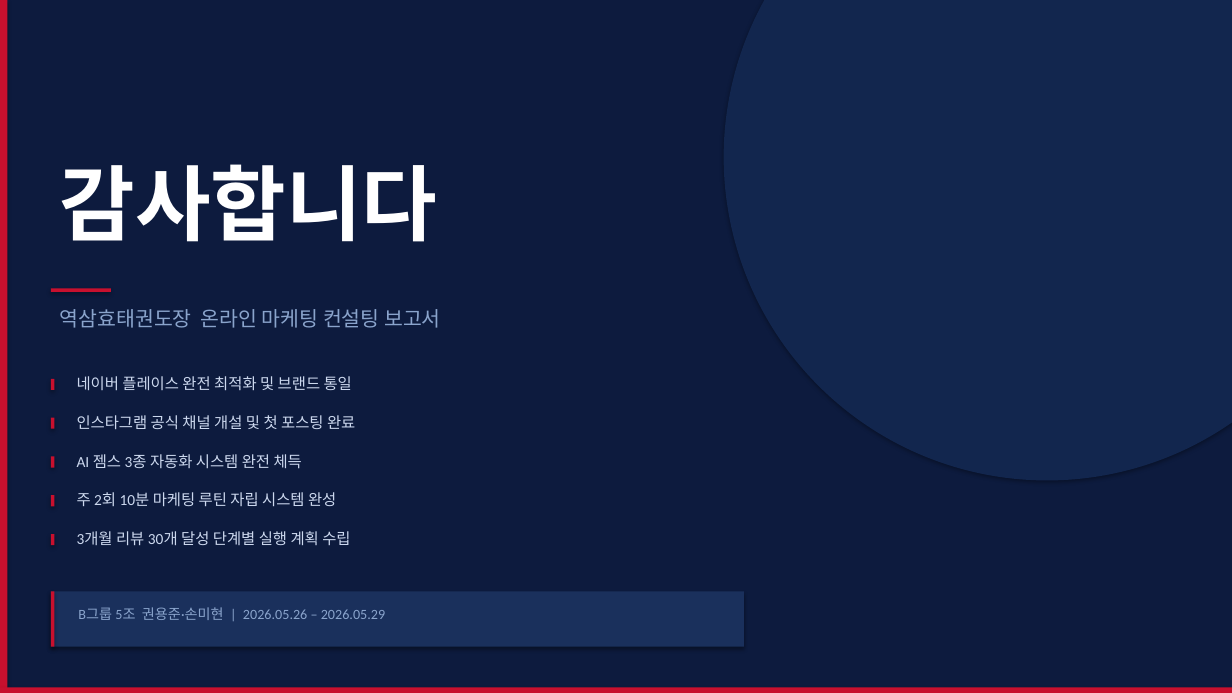
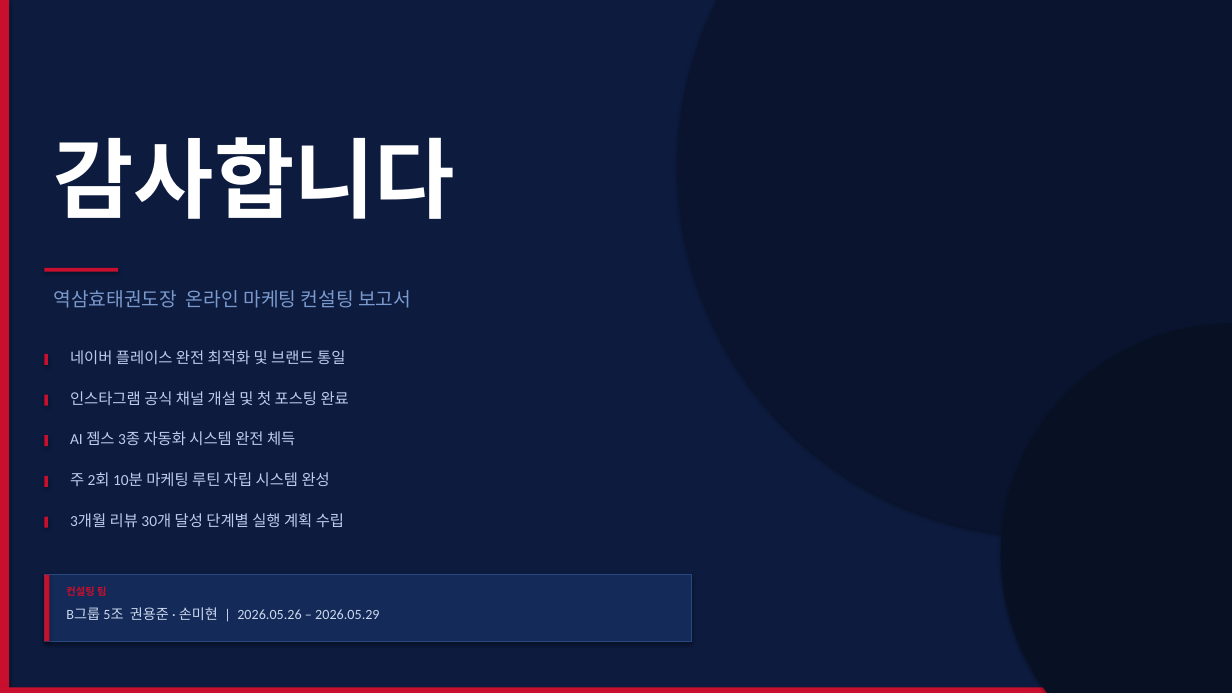
Before and after one commit to pyutyubeu88-commits/-, a slide deck: slide 15 of 역삼효태권도장_온라인마케팅컨설팅_보고서.pptx. Drawn at 1232x693 pixels with LibreOffice and Linux fonts; fonts in the diff are those of the drawing. Boxes give left, top, right and bottom in pixels: in the first picture for what was removed or moved away, otherwise in the second. Text is boxed around its words. In the diff, an @@ line names an element or a change of style, - is before the commit and + after.

```diff
--- a/역삼효태권도장_온라인마케팅컨설팅_보고서.pptx
+++ b/역삼효태권도장_온라인마케팅컨설팅_보고서.pptx
@@ ellipse: place and size @@
-ellipse at bbox=[724, 0, 1232, 481]
+ellipse at bbox=[677, 0, 1232, 536]
@@ ellipse at bbox=[677, 0, 1232, 536]: fill #12264E to #0A142E @@
@@ text "감사합니다": place and size @@
-text "감사합니다" at bbox=[60, 164, 438, 242]
+text "감사합니다" at bbox=[53, 137, 455, 219]
@@ text "감사합니다" at bbox=[53, 137, 455, 219]: size 64 to 68 pt @@
@@ rectangle: place and size @@
-rectangle at bbox=[51, 288, 111, 292]
+rectangle at bbox=[44, 268, 118, 272]
@@ text "역삼효태권도장 온라인 마케팅 컨설팅 보고서": place and size @@
-text "역삼효태권도장 온라인 마케팅 컨설팅 보고서" at bbox=[60, 309, 441, 328]
+text "역삼효태권도장 온라인 마케팅 컨설팅 보고서" at bbox=[53, 290, 411, 308]
@@ text "역삼효태권도장 온라인 마케팅 컨설팅 보고서" at bbox=[53, 290, 411, 308]: size 16 to 15 pt, text colour #8AA4CC to #7A99CC @@
@@ ellipse added at bbox=[1001, 323, 1232, 693], fill #081024 @@
@@ rectangle: place and size @@
-rectangle at bbox=[51, 457, 55, 468]
+rectangle at bbox=[44, 354, 48, 365]
@@ text colour #CCD8EE to #BBCCEE in 5 elements at bbox=[70, 513, 344, 527], bbox=[70, 472, 330, 486], bbox=[70, 431, 295, 445], bbox=[70, 391, 349, 405], bbox=[70, 350, 345, 364] @@
@@ text "네이버 플레이스 완전 최적화 및 ...": place and size @@
-text "네이버 플레이스 완전 최적화 및 ..." at bbox=[77, 376, 352, 391]
+text "네이버 플레이스 완전 최적화 및 ..." at bbox=[70, 350, 345, 364]
@@ text "인스타그램 공식 채널 개설 및 ...": place and size @@
-text "인스타그램 공식 채널 개설 및 ..." at bbox=[77, 415, 355, 429]
+text "인스타그램 공식 채널 개설 및 ..." at bbox=[70, 391, 349, 405]
@@ rectangle: place and size @@
-rectangle at bbox=[51, 379, 55, 390]
+rectangle at bbox=[44, 395, 48, 406]
@@ rectangle: place and size @@
-rectangle at bbox=[51, 418, 55, 429]
+rectangle at bbox=[44, 435, 48, 446]
@@ text "AI 젬스 3종 자동화 시스템 ...": place and size @@
-text "AI 젬스 3종 자동화 시스템 ..." at bbox=[77, 454, 302, 469]
+text "AI 젬스 3종 자동화 시스템 ..." at bbox=[70, 431, 295, 445]
@@ rectangle: place and size @@
-rectangle at bbox=[51, 495, 55, 506]
+rectangle at bbox=[44, 476, 48, 487]
@@ text "주 2회 10분 마케팅 루틴 ...": place and size @@
-text "주 2회 10분 마케팅 루틴 ..." at bbox=[77, 492, 336, 507]
+text "주 2회 10분 마케팅 루틴 ..." at bbox=[70, 472, 330, 486]
@@ text "3개월 리뷰 30개 달성 단계별 ...": place and size @@
-text "3개월 리뷰 30개 달성 단계별 ..." at bbox=[77, 531, 350, 546]
+text "3개월 리뷰 30개 달성 단계별 ..." at bbox=[70, 513, 344, 527]
@@ rectangle: place and size @@
-rectangle at bbox=[51, 534, 55, 545]
+rectangle at bbox=[44, 517, 48, 528]
@@ rectangle: place and size @@
-rectangle at bbox=[51, 592, 55, 647]
+rectangle at bbox=[44, 575, 50, 641]
@@ rectangle: place and size @@
-rectangle at bbox=[51, 592, 744, 647]
+rectangle at bbox=[44, 575, 691, 641]
@@ rectangle at bbox=[44, 575, 691, 641]: fill #1A305C to #142A58; outline none to #284880 0.75 pt @@
@@ text added at bbox=[66, 586, 106, 596], 8 pt, text #C8102E, bold @@
+컨설팅 팀
@@ text at bbox=[66, 607, 379, 620]: text changed; text colour #8AA4CC to #CCD8EE @@
-B그룹 5조 권용준·손미현 | 2026.05.26 – 2026.05.29
+B그룹 5조 권용준 · 손미현 | 2026.05.26 – 2026.05.29
```
Also in this commit, not shown: 14 other slides changed, 1 other file.
